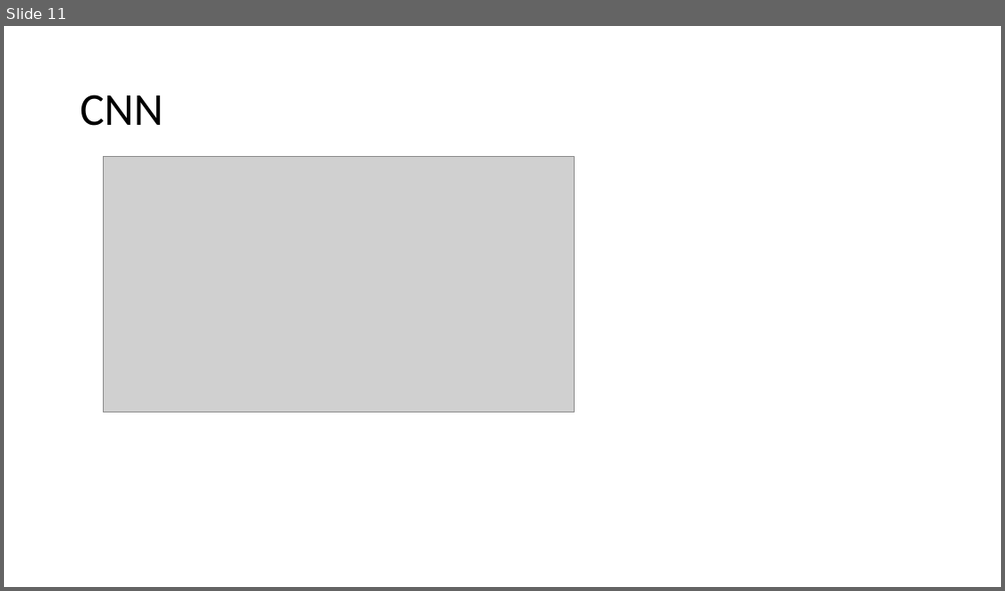
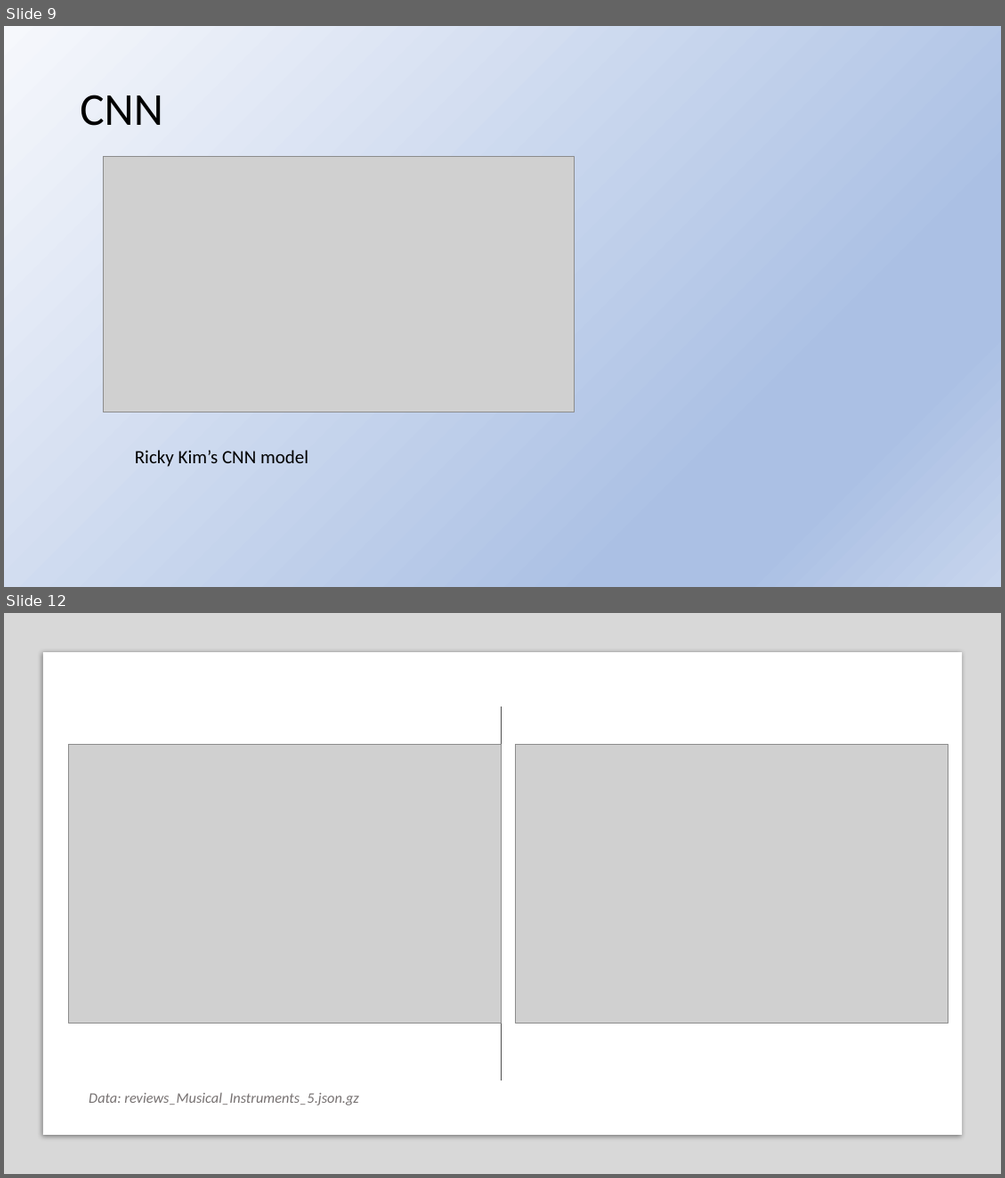
Before and after one commit to tonenguyen/NLP, a slide deck: SentimentalAnalysis.pptx. Shown one above the other, each under a label of ours: slide 11 before the commit, slides 9 and 12 after it; the slides between them are not shown. The pictures are 1005x591 and 1005x1178 pixels, drawn with LibreOffice and Linux fonts; fonts in the diff are those of the drawing; grey boxes stand for pictures. Boxes give left, top, right and bottom in pixels: in the first picture for what was removed or moved away, otherwise in the second. Text is boxed around its words. In the diff, an @@ line names an element or a change of style, - is before the commit and + after.

```diff
--- a/SentimentalAnalysis.pptx
+++ b/SentimentalAnalysis.pptx
@@ slide 12 added at <box>4,613,1001,1174</box>, background #FFFFFF @@
@@ rectangle added at <box>4,613,1001,1174</box>, fill #808080 at 30% opacity @@
@@ rectangle added at <box>43,653,962,1135</box>, fill #FFFFFF @@
@@ line added from (502, 706) to (502, 1080), #4E4E4E 0.5 pt @@
@@ picture added at <box>68,745,502,1022</box> @@
@@ picture added at <box>516,745,948,1022</box> @@
@@ text added at <box>89,1093,358,1105</box>, 14 pt, text #767171, italic @@
+Data: reviews_Musical_Instruments_5.json.gz
@@ what was slide 11 is now slide 9 @@
@@ slide 9 changed as well @@
@@ background #FFFFFF to gradient #F6F8FC to #ABC0E4 to #C7D5ED @@
@@ text added at <box>135,450,308,467</box>, 18 pt, text #000000 @@
+Ricky Kim’s CNN model
```
Also in this commit, not shown: 9 other slides changed, 6 other slides added, 3 slides removed, 13 other files.
